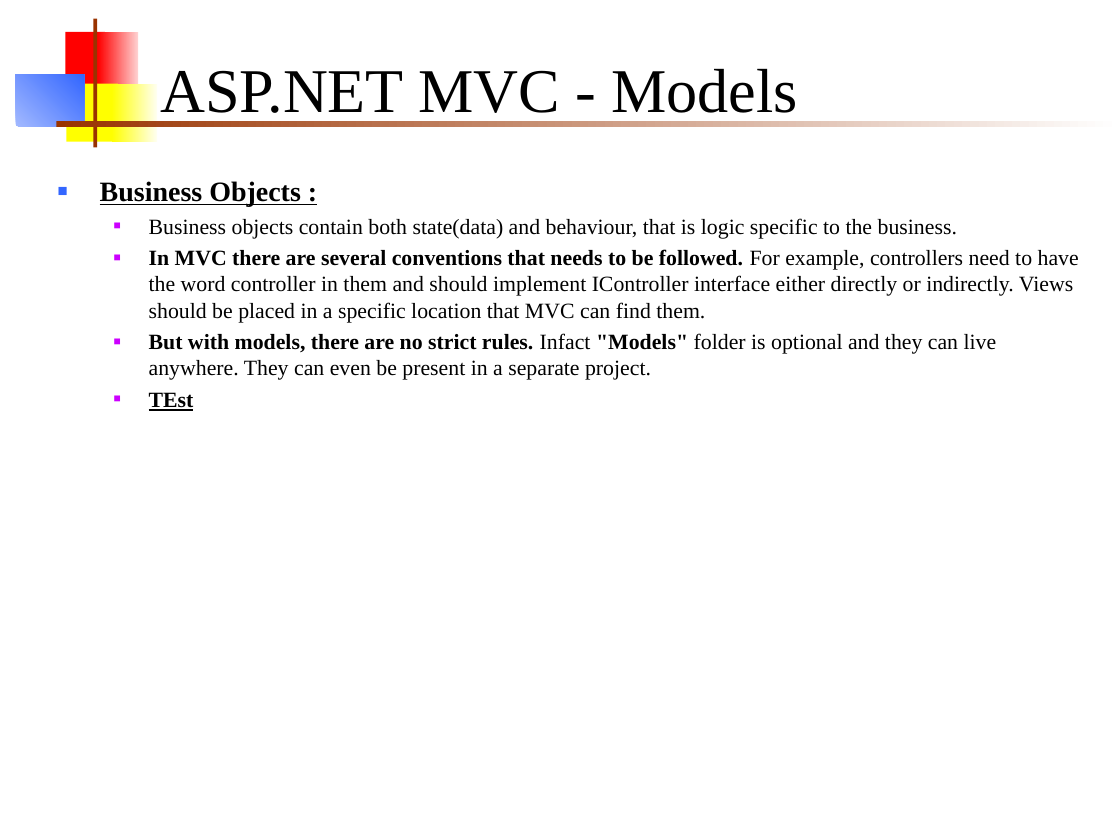
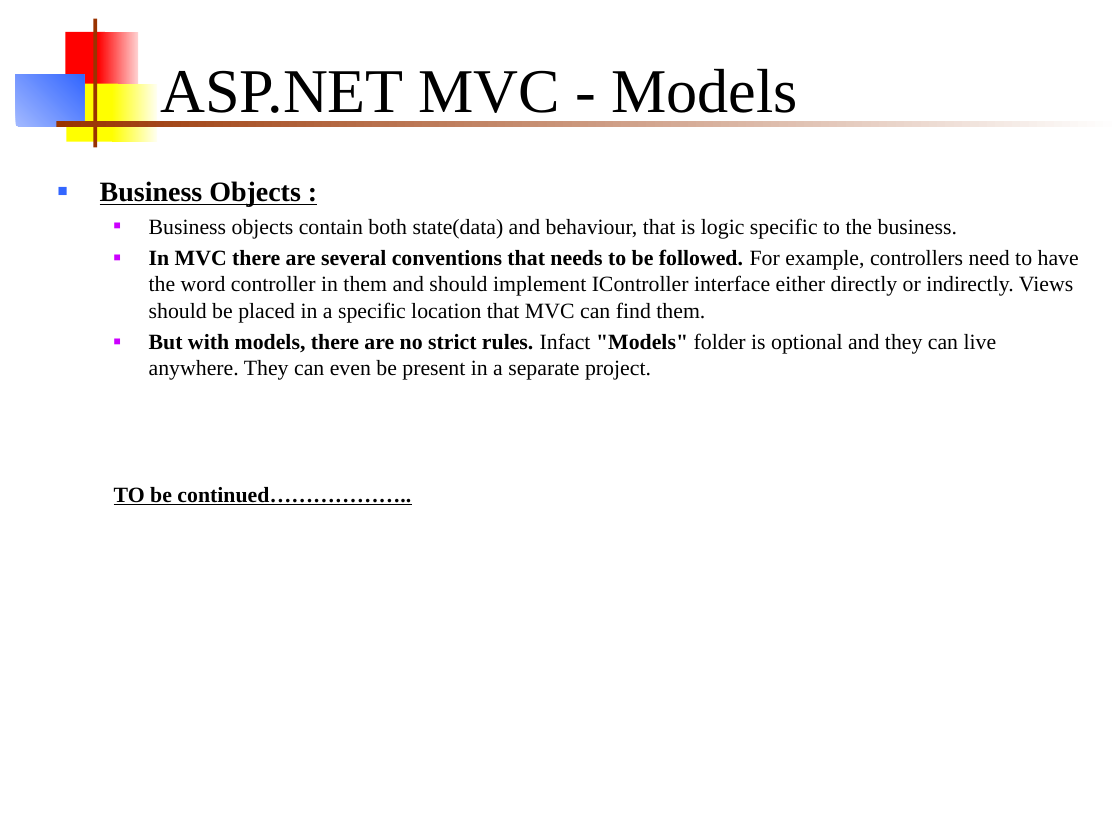
Before and after one commit to chsuresh3112/MVCSample, a slide deck: slide 30 of MVC_training.ppt. Drawn at 1120x840 pixels with LibreOffice and Linux fonts; fonts in the diff are those of the drawing. Boxes give left, top, right and bottom in pixels: in the first picture for what was removed or moved away, otherwise in the second. Text is boxed around its words. In the diff, an @@ line names an element or a change of style, - is before the commit and + after.

```diff
--- a/MVC_training.ppt
+++ b/MVC_training.ppt
@@ text at box(114, 487, 411, 505): text changed @@
-  ■ TEst
+  TO be continued………………..
```
Also in this commit, not shown: 1 other slide changed, 4 slides added.
